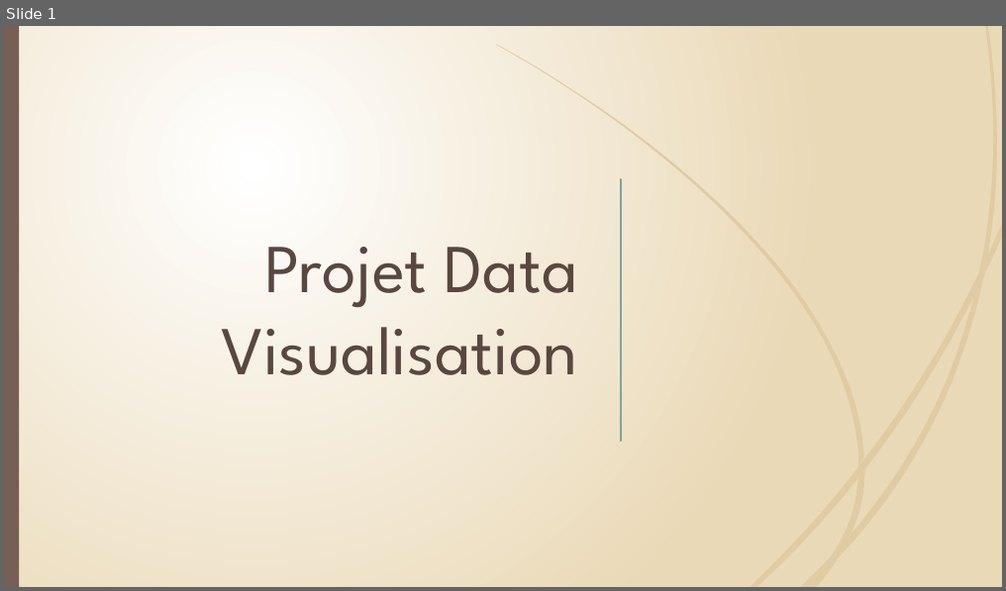
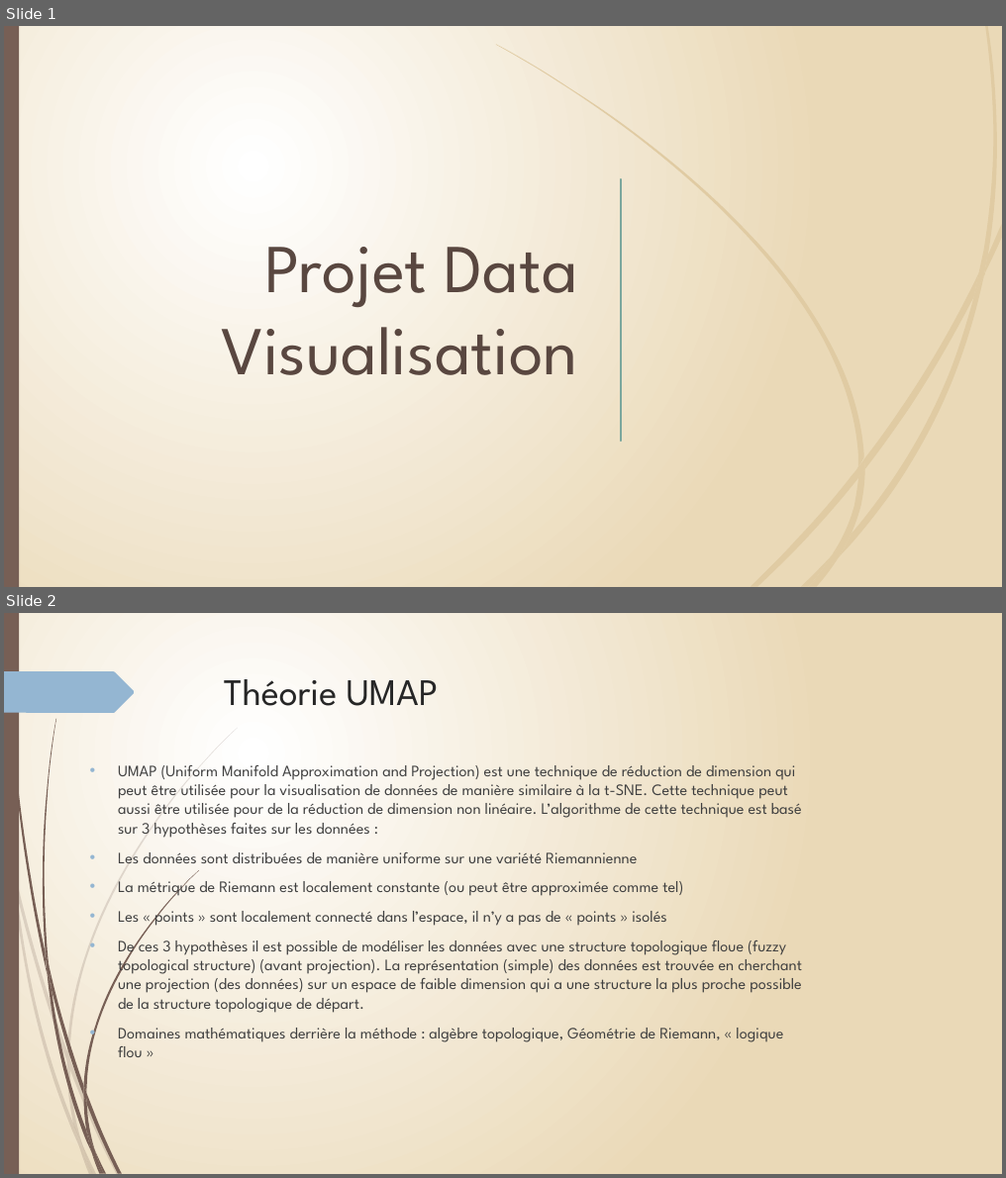
Before and after one commit to Phi-gif/DataViz, a slide deck: diapo.pptx. Shown one above the other, each under a label of ours: slide 1 before the commit, slides 1 and 2 after it. The pictures are 1006x591 and 1006x1178 pixels, drawn with LibreOffice and Linux fonts; fonts in the diff are those of the drawing. Boxes give left, top, right and bottom in pixels: in the first picture for what was removed or moved away, otherwise in the second. Text is boxed around its words. In the diff, an @@ line names an element or a change of style, - is before the commit and + after.

```diff
--- a/diapo.pptx
+++ b/diapo.pptx
@@ slide 2 added at bbox=[4, 613, 1002, 1174], background gradient #FFFFFF to #EBD9B7; not listed: 22 template elements that a slide beside it also shows @@
@@ rectangle added at bbox=[4, 613, 19, 1174], fill #775F55 @@
@@ freeform shape added at bbox=[4, 671, 135, 713], fill #94B6D2 @@
@@ title added at bbox=[224, 679, 439, 706], 36 pt, text #262626 @@
+Théorie UMAP
@@ text added at bbox=[118, 765, 802, 1058], 15.3 pt, text #404040 @@
+• UMAP (Uniform Manifold Approximation and Projection) est une technique de réduction de dimension qui peut être utilisée pour la visualisation de données de manière similaire à la t-SNE. Cette technique peut aussi être utilisée pour de la réduction de dimension non linéaire. L’algorithme de cette technique est basé sur 3 hypothèses faites sur les données :
+• Les données sont distribuées de manière uniforme sur une variété Riemannienne
+• La métrique de Riemann est localement constante (ou peut être approximée comme tel)
+• Les « points » sont localement connecté dans l’espace, il n’y a pas de « points » isolés
+• De ces 3 hypothèses il est possible de modéliser les données avec une structure topologique floue (fuzzy topological structure) (avant projection). La représentation (simple) des données est trouvée en cherchant une projection (des données) sur un espace de faible dimension qui a une structure la plus proche possible de la structure topologique de départ.
+• Domaines mathématiques derrière la méthode : algèbre topologique, Géométrie de Riemann, « logique flou »
```
Also in this commit, not shown: 3 slides changed, 10 other slides added, 4 slides removed.
